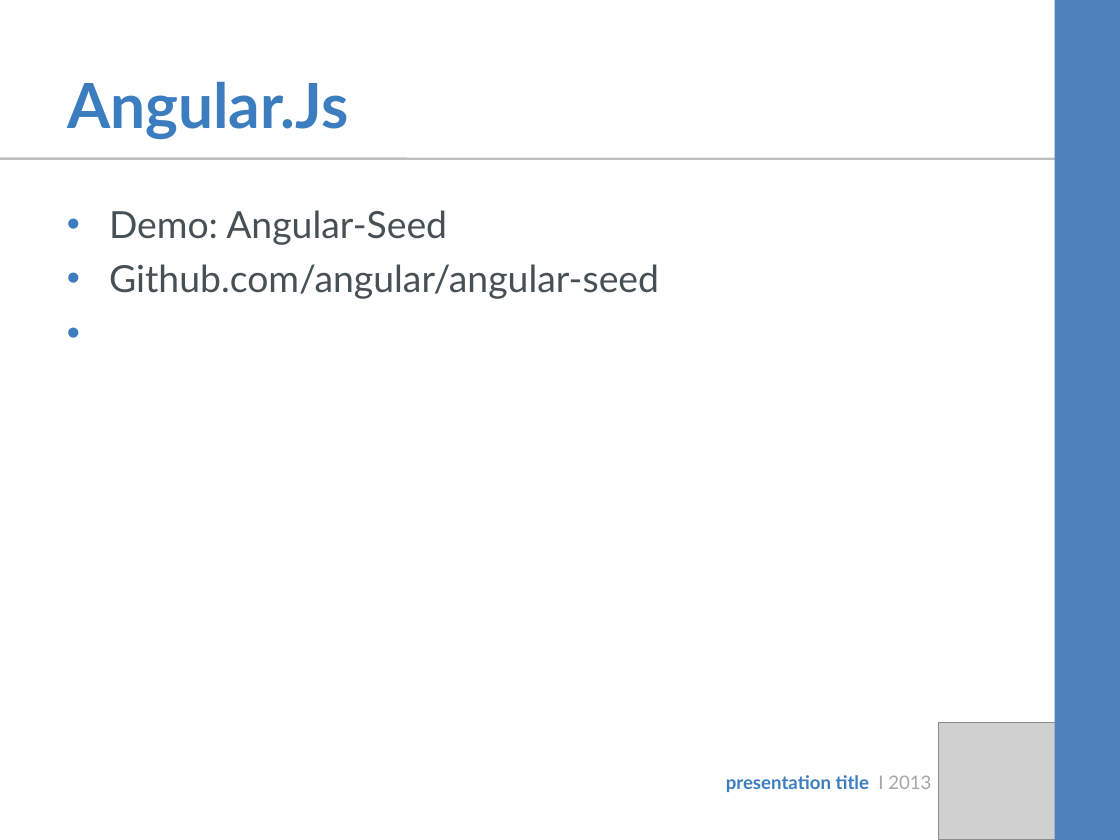
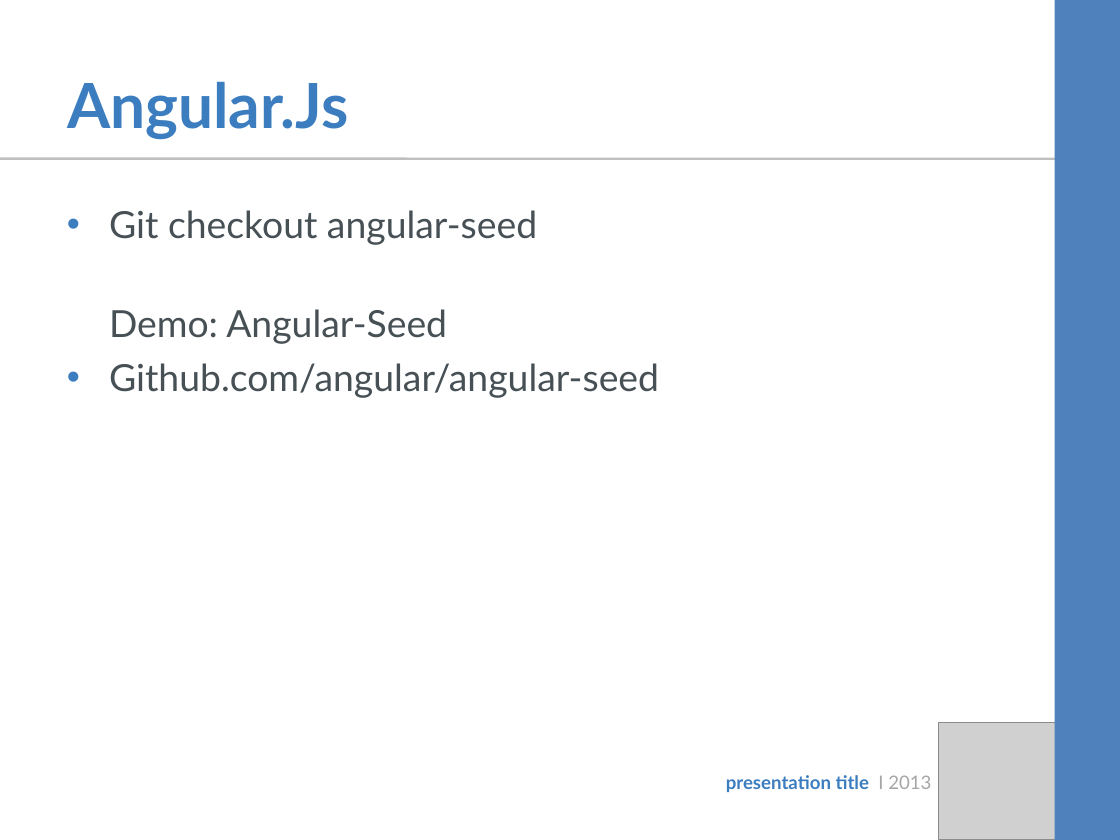
Before and after one commit to kimtuck/AngularDemo, a slide deck: slide 6 of Presentation/Angular Introduction.ppt. Drawn at 1120x840 pixels with LibreOffice and Linux fonts; fonts in the diff are those of the drawing; grey boxes stand for pictures. Boxes give left, top, right and bottom in pixels: in the first picture for what was removed or moved away, otherwise in the second. Text is boxed around its words. In the diff, an @@ line names an element or a change of style, - is before the commit and + after.

```diff
--- a/Presentation/Angular Introduction.ppt
+++ b/Presentation/Angular Introduction.ppt
@@ text at [109, 210, 537, 245]: paragraph added @@
+• Git checkout angular-seed
@@ text at [109, 309, 447, 344]: bullet • to none @@
```
Also in this commit, not shown: 3 other slides changed.
